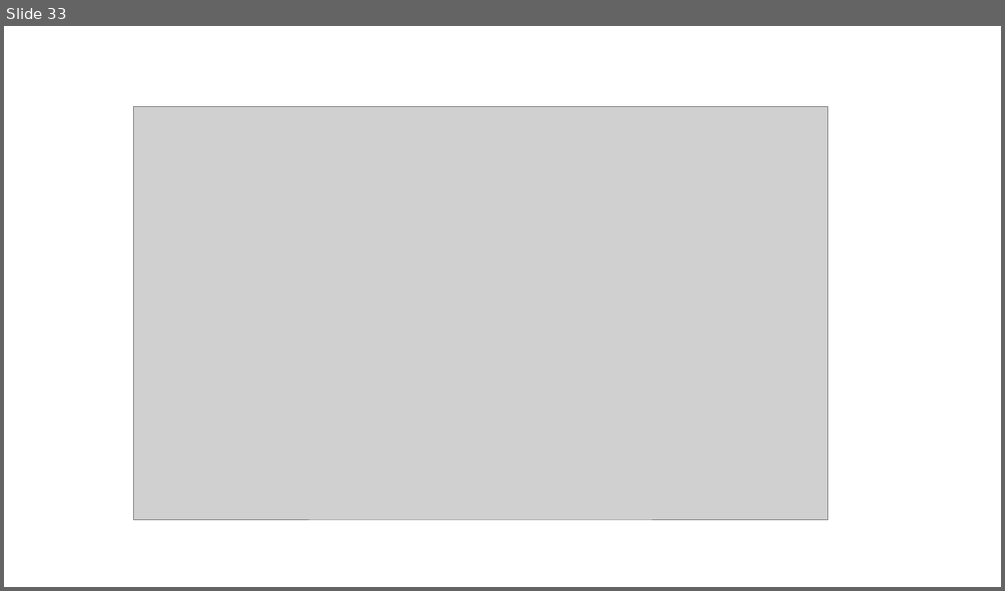
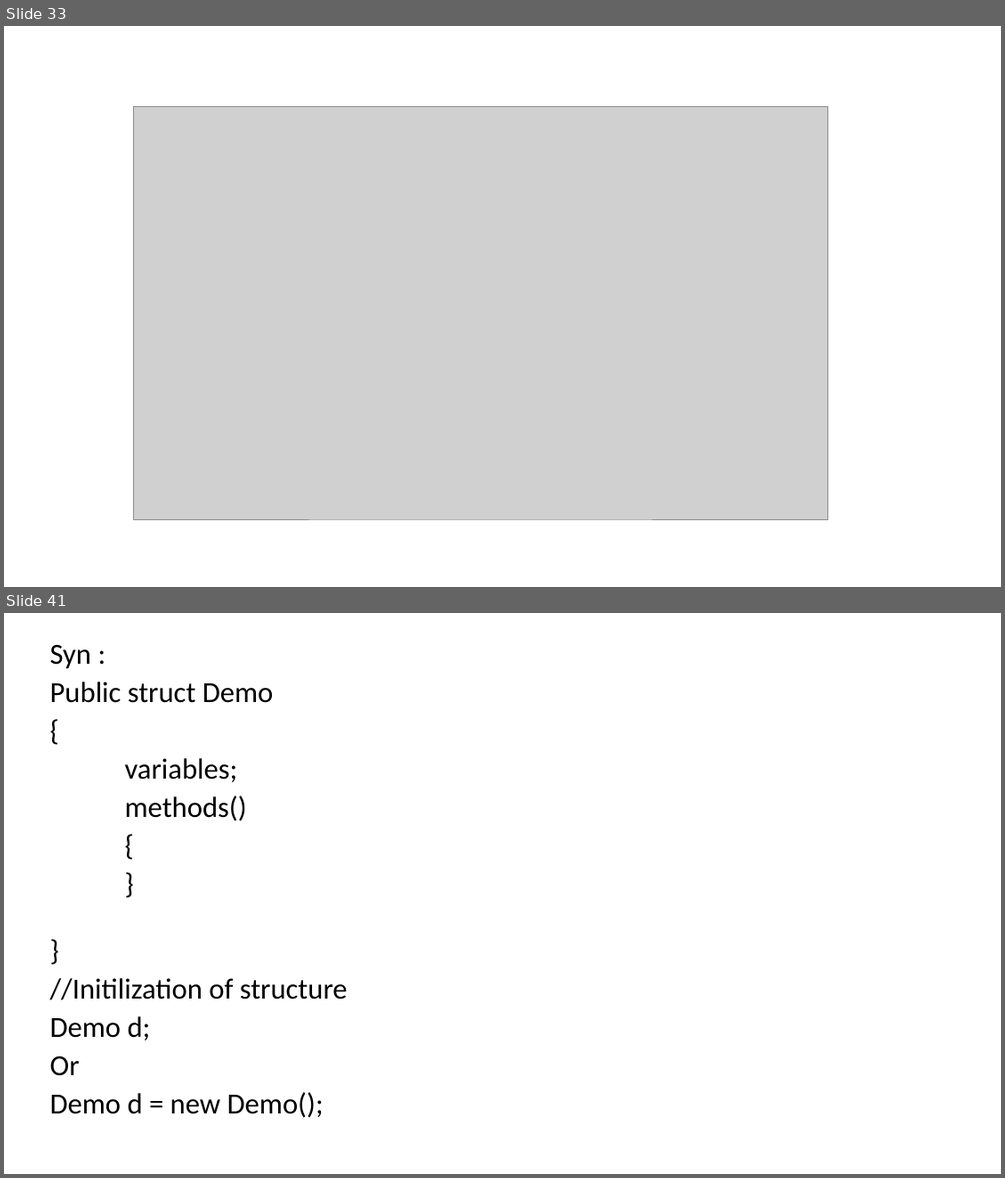
Before and after one commit to MadhuSudhan-Gangumolu/ppt, a slide deck: c#.pptx. Shown one above the other, each under a label of ours: slide 33 before the commit, slides 33 and 41 after it; the slides between them are not shown. The pictures are 1005x591 and 1005x1178 pixels, drawn with LibreOffice and Linux fonts; fonts in the diff are those of the drawing; grey boxes stand for pictures. Boxes give left, top, right and bottom in pixels: in the first picture for what was removed or moved away, otherwise in the second. Text is boxed around its words. In the diff, an @@ line names an element or a change of style, - is before the commit and + after.

```diff
--- a/c#.pptx
+++ b/c#.pptx
@@ slide 41 added at (4, 613, 1001, 1174), background #FFFFFF @@
@@ text added at (50, 644, 348, 1118), 28 pt, text #000000 @@
+Syn :
+Public struct Demo
+{
+variables;
+methods()
+{
+}
+}
+//Initilization of structure
+Demo d;
+Or
+Demo d = new Demo();
```
Also in this commit, not shown: 7 other slides added, 1 slide removed.
